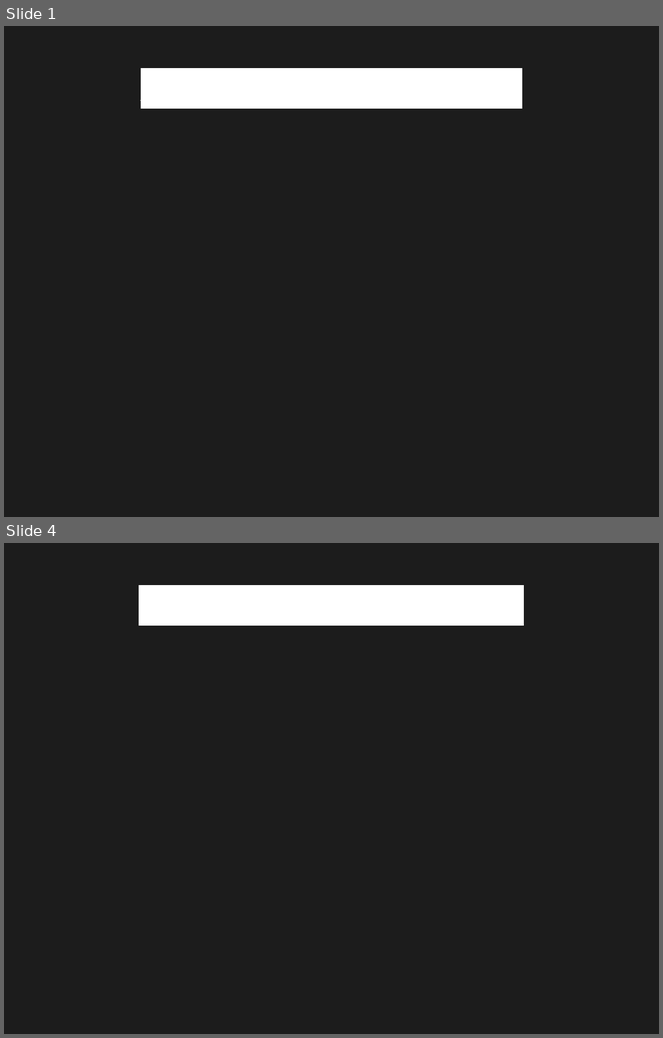
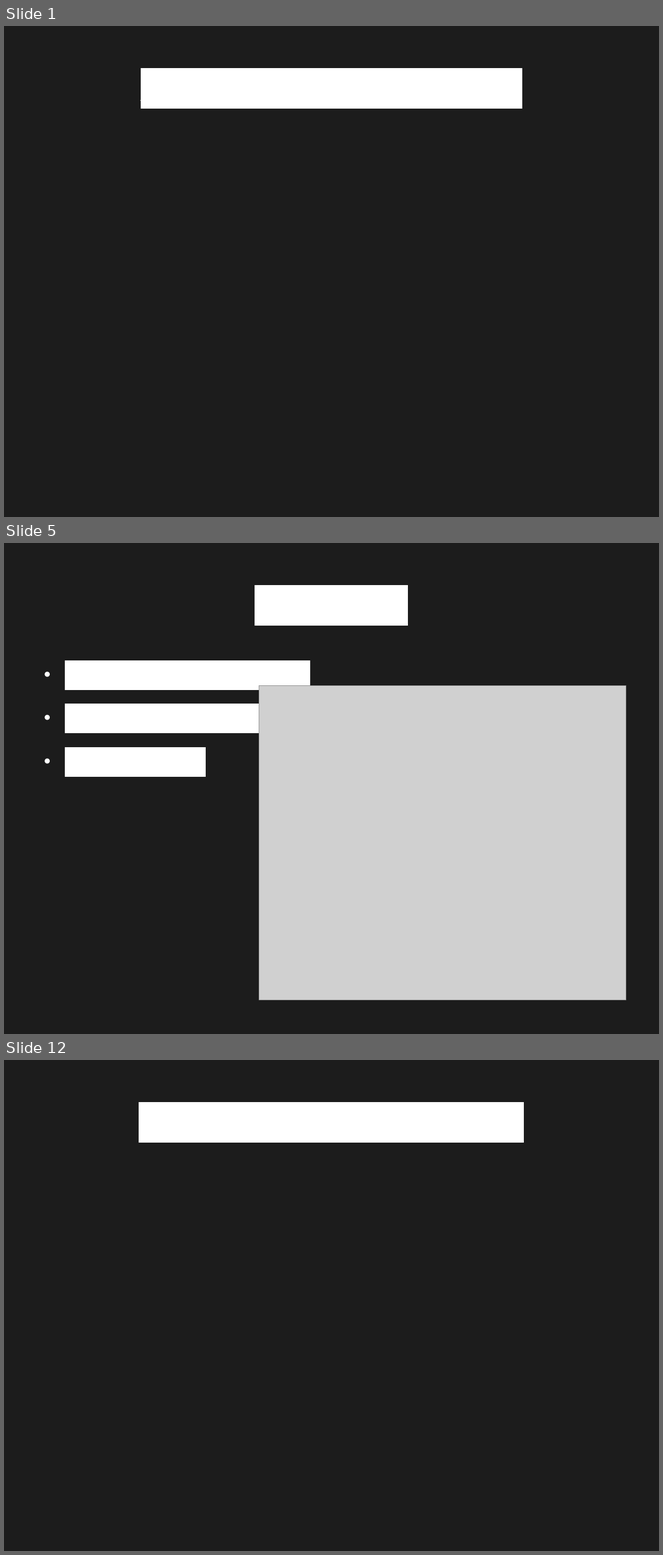
Before and after one commit to Qqwy/cc_pc, a slide deck: presentation.odp. Shown one above the other, each under a label of ours: slides 1 and 4 before the commit, slides 1, 5 and 12 after it; the slides between them are not shown. The pictures are 663x1038 and 663x1555 pixels, drawn with LibreOffice and Linux fonts; fonts in the diff are those of the drawing; grey boxes stand for pictures. Boxes give left, top, right and bottom in pixels: in the first picture for what was removed or moved away, otherwise in the second. Text is boxed around its words. In the diff, an @@ line names an element or a change of style, - is before the commit and + after.

```diff
--- a/presentation.odp
+++ b/presentation.odp
@@ slide 5 added at [4,543,659,1034], background #1C1C1C @@
@@ title added at [255,585,408,626], 44 pt, text #FFFFFF @@
+Grammar
@@ text added at [65,661,341,777], 32 pt, text #FFFFFF @@
+● Syntax vs Semantics
+● Terminals/Nonterminals
+● Syntax Tree
@@ picture added at [259,685,626,1001] @@
@@ what was slide 4 is now slide 12 @@
```
Also in this commit, not shown: 1 slide changed, 8 other slides added, 1 slide removed, 5 other files.
